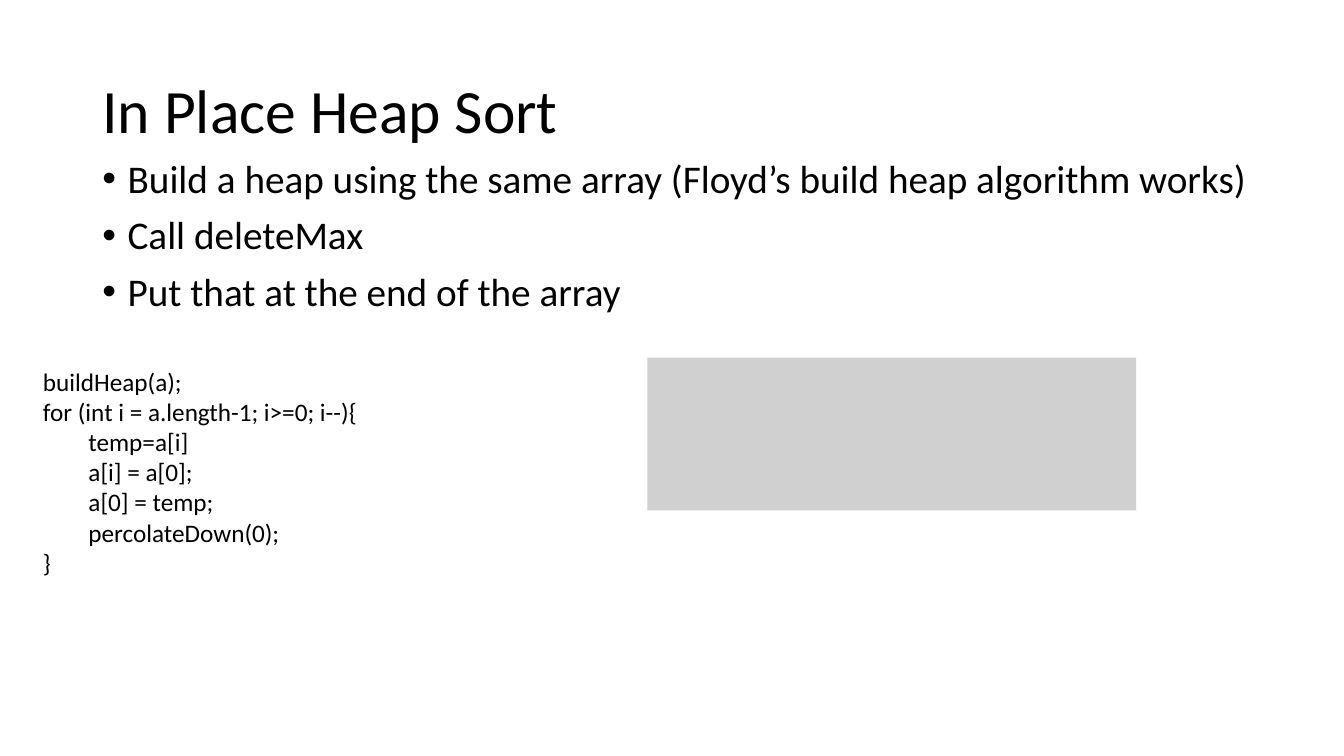
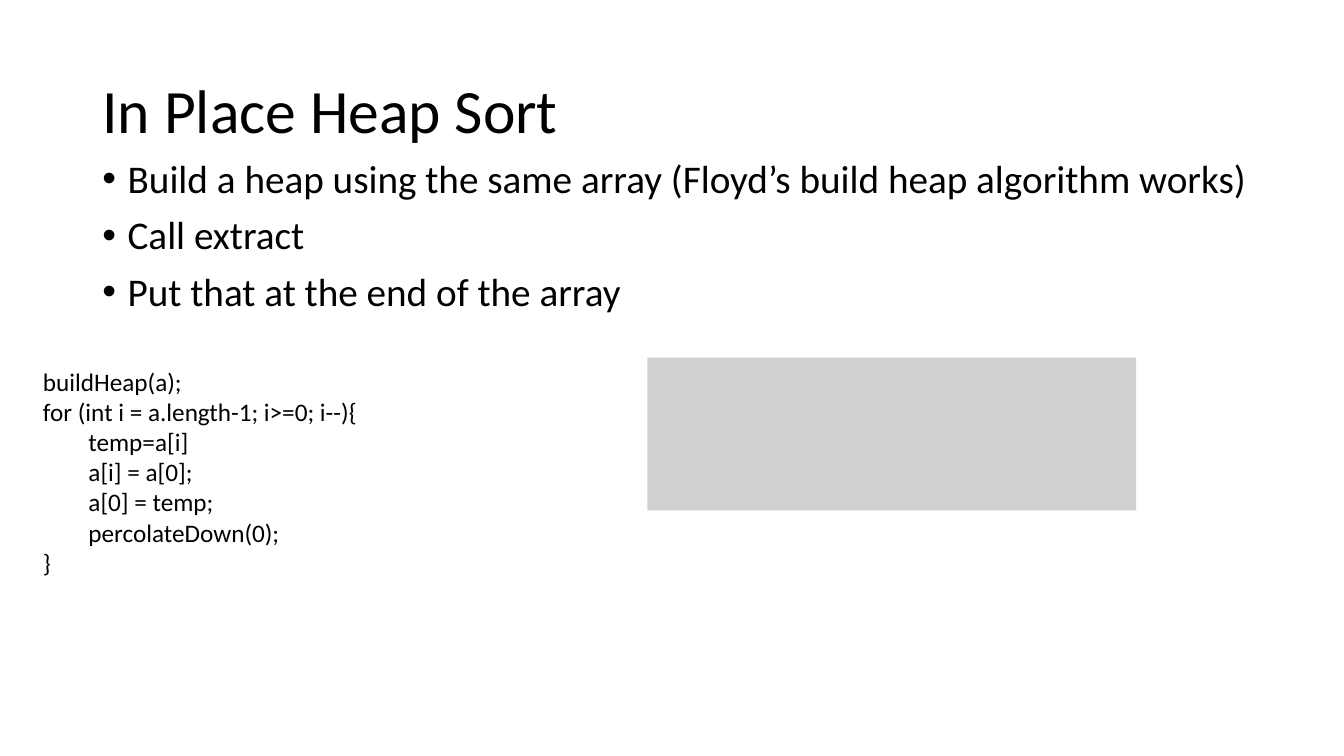
Before and after one commit to natebrunelle/cse332, a slide deck: slide 31 of markdown/files/slides/lecture12_sorting1.pptx. Drawn at 1344x756 pixels with LibreOffice and Linux fonts; fonts in the diff are those of the drawing; grey boxes stand for pictures. Boxes give left, top, right and bottom in pixels: in the first picture for what was removed or moved away, otherwise in the second. Text is boxed around its words. In the diff, an @@ line names an element or a change of style, - is before the commit and + after.

```diff
--- a/markdown/files/slides/lecture12_sorting1.pptx
+++ b/markdown/files/slides/lecture12_sorting1.pptx
@@ text at (128,221,304,250): text changed @@
-• Call deleteMax
+• Call extract
```
Also in this commit, not shown: 1 other slide changed, 1 slide added, 4 other files.
